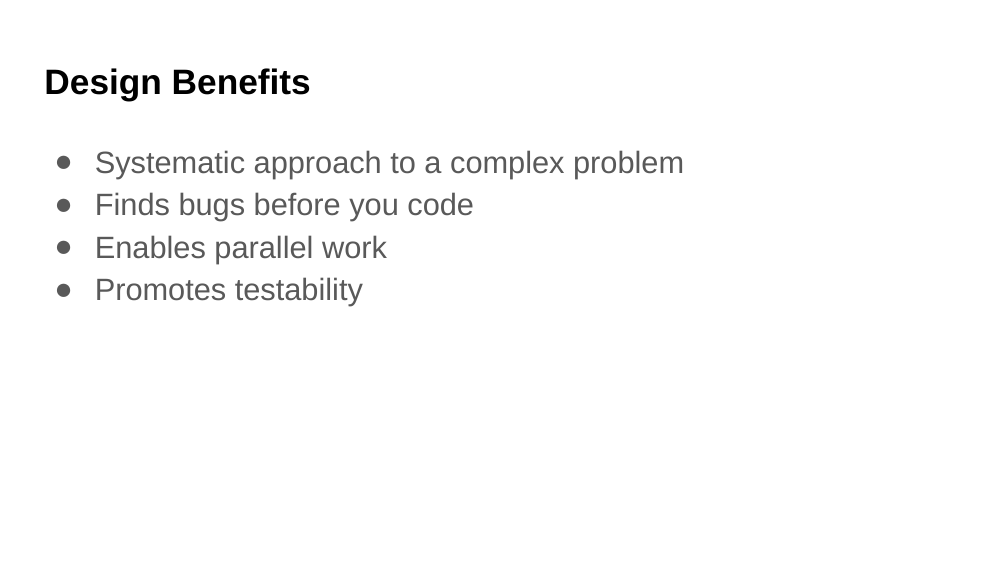
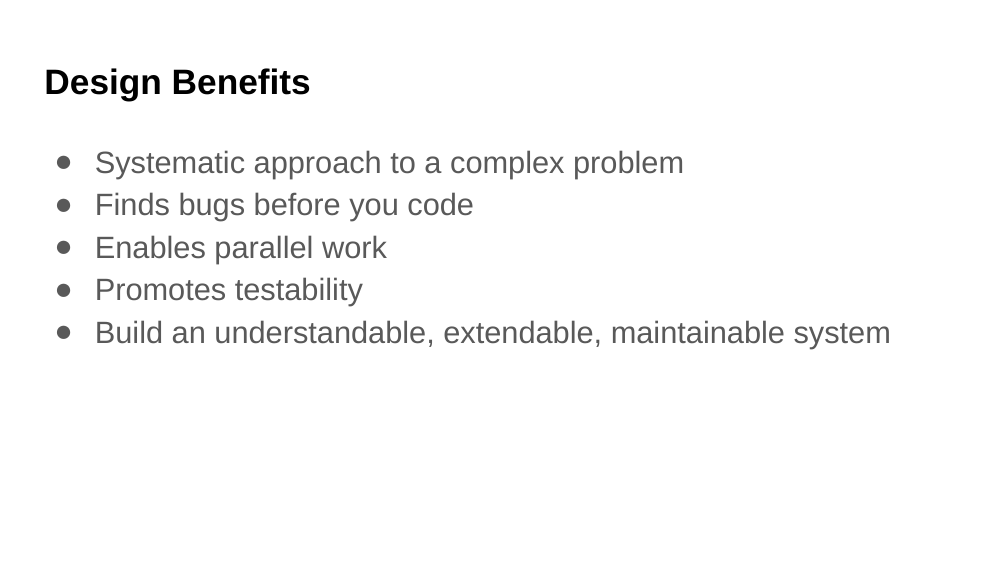
Before and after one commit to UWDATA515/lecture-materials, a slide deck: slide 11 of 07/DATA515_07_SoftwareDesign.pptx. Drawn at 1008x567 pixels with LibreOffice and Linux fonts; fonts in the diff are those of the drawing; background and template pictures are left out. Boxes give left, top, right and bottom in pixels: in the first picture for what was removed or moved away, otherwise in the second. Text is boxed around its words. In the diff, an @@ line names an element or a change of style, - is before the commit and + after.

```diff
--- a/07/DATA515_07_SoftwareDesign.pptx
+++ b/07/DATA515_07_SoftwareDesign.pptx
@@ text at bbox=[95, 320, 891, 348]: paragraph added @@
+● Build an understandable, extendable, maintainable system
```
Also in this commit, not shown: 5 other slides changed, 2 slides added, 4 other files.
